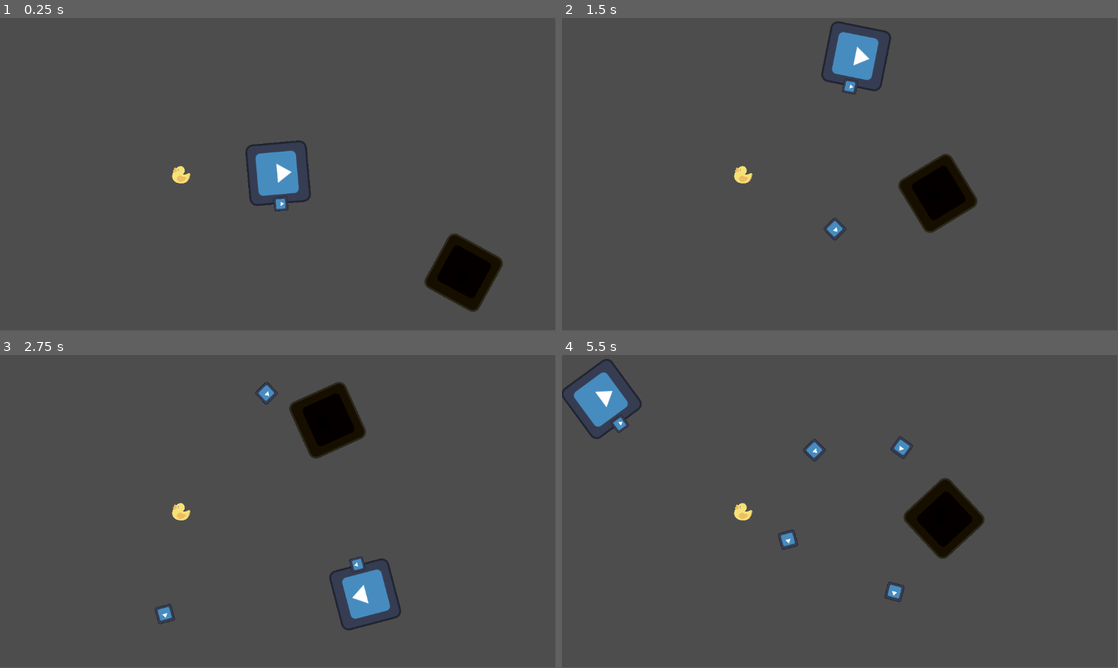
Above: before the commit, frames 1-4 (two rows, left to right).
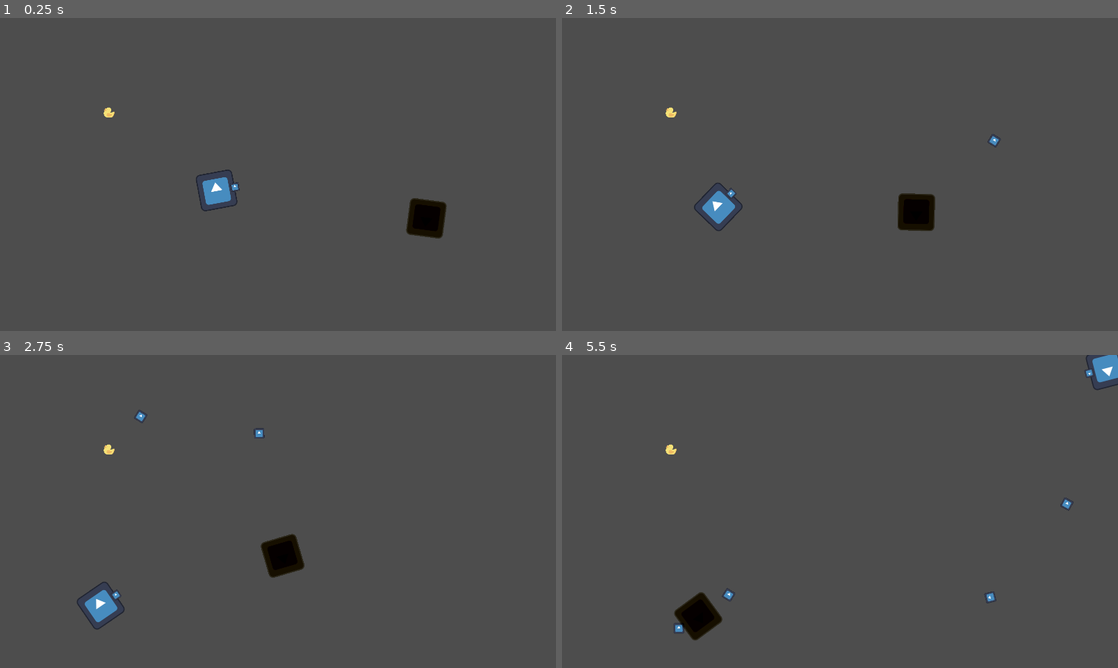
Above: after the commit, the same moments.

Repository: Voolak/Prophecy-of-the-Void
Game: Godot game, scene res://Scenes/LevelModel.tscn
The game is run twice, just before and just after one commit, with the same random seed, the same clock (stepped at 60 frames per second) and the same inputs. The engine's default icon, where the game draws it, is replaced by a stand-in: a white triangle on a blue panel in a dark square.
Inputs (mouse positions are in pixels of both pictures, inside the frame that each line leads up to):
- Up to frame 1 (0.25 s): no input
- Up to frame 2 (1.5 s): move the mouse to (962, 158) at 0.52 s; press the mouse at (962, 158) at 0.53 s; hold Right (right) 0.53-1.28 s; move the mouse to (728, 190) at 1.27 s; release the mouse at (728, 190) at 1.28 s; hold Down (down) from 1.28 s (still down); click (728, 190) at 1.35 s
- Up to frame 3 (2.75 s): move the mouse to (333, 442) at 2.02 s; release Down (down) at 2.03 s; press the mouse at (333, 442) at 2.03 s; hold Right (right) from 2.03 s (still down)
- Up to frame 4 (5.5 s): move the mouse to (812, 574) at 2.77 s; release Right (right) at 2.78 s; release the mouse at (812, 574) at 2.78 s; hold Up (up) 2.78-3.53 s; click (812, 574) at 2.85 s; move the mouse to (1006, 558) at 3.52 s; press the mouse at (1006, 558) at 3.53 s; hold Left (left) 3.53-5.03 s; move the mouse to (673, 464) at 4.27 s; release the mouse at (673, 464) at 4.28 s; click (673, 464) at 4.35 s; move the mouse to (867, 511) at 5.02 s; press the mouse at (867, 511) at 5.03 s; hold Down (down) from 5.03 s (still down)
In our replay, the window is 799x449 before the commit and 800x450 after it. These sizes can differ from the game's own. Grey fills any space a smaller window leaves; there, only what the larger window draws over its background counts as a difference.

The runs differ from the first frame. In frame 1, 5.0% of the frame differs, in the area x 18-91%, y 28-94%; in frame 2, 4.3%; in frame 3, 5.3%; in frame 4, 5.5%, in the area x 0-100%, y 0-92%.

Commit message:
Pause menu + Options Menu + Resize project width / height

Diff:
--- a/Scenes/LevelModel.tscn
+++ b/Scenes/LevelModel.tscn
@@ -11,11 +11,11 @@
 [node name="GameManager" parent="." instance=ExtResource("1_cmnsn")]
 
 [node name="Camera2D" type="Camera2D" parent="."]
-position = Vector2(577, 325)
+position = Vector2(960, 540)
 
 [node name="Player" parent="." instance=ExtResource("1_4xv6i")]
 unique_name_in_owner = true
-position = Vector2(578, 323)
+position = Vector2(748, 595)
 
 [node name="Enemies" type="Node" parent="."]
 script = ExtResource("3_kkc0p")
@@ -24,4 +24,4 @@
 position = Vector2(378, 325)
 
 [node name="HomingEnnemy" parent="Enemies" instance=ExtResource("5_1ny0w")]
-position = Vector2(1007, 553)
+position = Vector2(1522, 698)
--- /dev/null
+++ b/Scenes/Menu.tscn
@@ -0,0 +1,47 @@
+[gd_scene load_steps=2 format=3 uid="uid://dq8nrv5um4hy1"]
+
+[ext_resource type="Script" path="res://Scripts/Menu.gd" id="1_722wd"]
+
+[node name="Menu" type="Control"]
+layout_mode = 3
+anchors_preset = 15
+anchor_right = 1.0
+anchor_bottom = 1.0
+grow_horizontal = 2
+grow_vertical = 2
+script = ExtResource("1_722wd")
+
+[node name="MarginContainer" type="MarginContainer" parent="."]
+layout_mode = 1
+anchors_preset = 8
+anchor_left = 0.5
+anchor_top = 0.5
+anchor_right = 0.5
+anchor_bottom = 0.5
+offset_left = -149.0
+offset_top = -96.0
+offset_right = 149.0
+offset_bottom = 97.0
+grow_horizontal = 2
+grow_vertical = 2
+
+[node name="VBoxContainer" type="VBoxContainer" parent="MarginContainer"]
+layout_mode = 2
+theme_override_constants/separation = 50
+alignment = 1
+
+[node name="Play" type="Button" parent="MarginContainer/VBoxContainer"]
+layout_mode = 2
+text = "PLAY"
+
+[node name="Options" type="Button" parent="MarginContainer/VBoxContainer"]
+layout_mode = 2
+text = "OPTIONS"
+
+[node name="Quit" type="Button" parent="MarginContainer/VBoxContainer"]
+layout_mode = 2
+text = "QUIT"
+
+[connection signal="pressed" from="MarginContainer/VBoxContainer/Play" to="." method="_on_play_pressed"]
+[connection signal="pressed" from="MarginContainer/VBoxContainer/Options" to="." method="_on_options_pressed"]
+[connection signal="pressed" from="MarginContainer/VBoxContainer/Quit" to="." method="_on_quit_pressed"]
--- /dev/null
+++ b/Scenes/Options_Menu.tscn
@@ -0,0 +1,85 @@
+[gd_scene load_steps=3 format=3 uid="uid://c4ak3ly5n4yiy"]
+
+[ext_resource type="Script" path="res://Scripts/Options_Menu.gd" id="1_vqogb"]
+[ext_resource type="Script" path="res://Scripts/VolumeSlider.gd" id="2_7kuj6"]
+
+[node name="OptionsMenu" type="Control"]
+layout_mode = 3
+anchors_preset = 15
+anchor_right = 1.0
+anchor_bottom = 1.0
+offset_left = 1.0
+offset_top = -1.0
+offset_right = 1.0
+offset_bottom = -1.0
+grow_horizontal = 2
+grow_vertical = 2
+size_flags_horizontal = 8
+script = ExtResource("1_vqogb")
+
+[node name="MarginContainer" type="MarginContainer" parent="."]
+layout_mode = 1
+anchors_preset = 8
+anchor_left = 0.5
+anchor_top = 0.5
+anchor_right = 0.5
+anchor_bottom = 0.5
+offset_left = -149.0
+offset_top = -96.0
+offset_right = 149.0
+offset_bottom = 97.0
+grow_horizontal = 2
+grow_vertical = 2
+
+[node name="VBoxContainer" type="VBoxContainer" parent="MarginContainer"]
+layout_mode = 2
+theme_override_constants/separation = 50
+alignment = 1
+
+[node name="PanelContainer" type="PanelContainer" parent="MarginContainer/VBoxContainer"]
+layout_mode = 2
+
+[node name="VBoxContainer" type="VBoxContainer" parent="MarginContainer/VBoxContainer/PanelContainer"]
+layout_mode = 2
+
+[node name="MasterLabel" type="Label" parent="MarginContainer/VBoxContainer/PanelContainer/VBoxContainer"]
+layout_mode = 2
+text = "Master Volume"
+horizontal_alignment = 1
+
+[node name="MasterVolume" type="HSlider" parent="MarginContainer/VBoxContainer/PanelContainer/VBoxContainer"]
+layout_mode = 2
+max_value = 1.0
+step = 0.001
+script = ExtResource("2_7kuj6")
+bus_name = "Master"
+
+[node name="MusicLabel" type="Label" parent="MarginContainer/VBoxContainer/PanelContainer/VBoxContainer"]
+layout_mode = 2
+text = "Music Volume"
+horizontal_alignment = 1
+
+[node name="MusicVolume" type="HSlider" parent="MarginContainer/VBoxContainer/PanelContainer/VBoxContainer"]
+layout_mode = 2
+max_value = 1.0
+step = 0.001
+script = ExtResource("2_7kuj6")
+bus_name = "Music"
+
+[node name="SFXLabel" type="Label" parent="MarginContainer/VBoxContainer/PanelContainer/VBoxContainer"]
+layout_mode = 2
+text = "SFX Volume"
+horizontal_alignment = 1
+
+[node name="SFXVolume" type="HSlider" parent="MarginContainer/VBoxContainer/PanelContainer/VBoxContainer"]
+layout_mode = 2
+max_value = 1.0
+step = 0.001
+script = ExtResource("2_7kuj6")
+bus_name = "SFX"
+
+[node name="Back" type="Button" parent="MarginContainer/VBoxContainer"]
+layout_mode = 2
+text = "Back"
+
+[connection signal="pressed" from="MarginContainer/VBoxContainer/Back" to="." method="_on_back_pressed"]
--- /dev/null
+++ b/Scenes/PauseMenu.tscn
@@ -0,0 +1,49 @@
+[gd_scene format=3 uid="uid://c7i251naibekr"]
+
+[node name="PauseMenu" type="Control"]
+process_mode = 2
+layout_mode = 3
+anchors_preset = 15
+anchor_right = 1.0
+anchor_bottom = 1.0
+grow_horizontal = 2
+grow_vertical = 2
+
+[node name="Panel" type="Panel" parent="."]
+layout_mode = 1
+anchors_preset = 8
+anchor_left = 0.5
+anchor_top = 0.5
+anchor_right = 0.5
+anchor_bottom = 0.5
+offset_left = -144.5
+offset_top = -79.5
+offset_right = 144.5
+offset_bottom = 79.5
+grow_horizontal = 2
+grow_vertical = 2
+
+[node name="VBoxContainer" type="VBoxContainer" parent="Panel"]
+layout_mode = 1
+anchors_preset = 15
+anchor_right = 1.0
+anchor_bottom = 1.0
+grow_horizontal = 2
+grow_vertical = 2
+
+[node name="Label" type="Label" parent="Panel/VBoxContainer"]
+layout_mode = 2
+text = "= PAUSE ="
+horizontal_alignment = 1
+
+[node name="Resume" type="Button" parent="Panel/VBoxContainer"]
+layout_mode = 2
+text = "Resume"
+
+[node name="Options" type="Button" parent="Panel/VBoxContainer"]
+layout_mode = 2
+text = "Options"
+
+[node name="Quit" type="Button" parent="Panel/VBoxContainer"]
+layout_mode = 2
+text = "Quit"
--- /dev/null
+++ b/Scripts/Menu.gd
@@ -0,0 +1,14 @@
+extends Control
+
+
+
+func _on_play_pressed():
+	get_tree().change_scene_to_file("res://Scenes/LevelModel.tscn")
+
+
+func _on_options_pressed():
+	get_tree().change_scene_to_file("res://scenes/Options_Menu.tscn")
+
+
+func _on_quit_pressed():
+	get_tree().quit()
--- /dev/null
+++ b/Scripts/Options_Menu.gd
@@ -0,0 +1,4 @@
+extends Control
+
+func _on_back_pressed():
+	get_tree().change_scene_to_file("res://scenes/Menu.tscn")
--- /dev/null
+++ b/Scripts/VolumeSlider.gd
@@ -0,0 +1,16 @@
+extends HSlider
+
+@export
+var bus_name: String
+
+var bus_index: int
+
+func _ready() -> void:
+	bus_index = AudioServer.get_bus_index(bus_name)
+	value_changed.connect(_on_value_changed)
+	# If you're using Godot 3, replace db_to_linear() with `db2linear()
+	value = db_to_linear(AudioServer.get_bus_volume_db(bus_index))
+
+func _on_value_changed(value: float) -> void:
+	# If you're using Godot 3, replace linear_to_db() with linear2db()
+	AudioServer.set_bus_volume_db(bus_index, linear_to_db(value))
--- /dev/null
+++ b/default_bus_layout.tres
@@ -0,0 +1,15 @@
+[gd_resource type="AudioBusLayout" format=3 uid="uid://crchrnsr5qjsj"]
+
+[resource]
+bus/1/name = &"Music"
+bus/1/solo = false
+bus/1/mute = false
+bus/1/bypass_fx = false
+bus/1/volume_db = -22.5766
+bus/1/send = &"Master"
+bus/2/name = &"SFX"
+bus/2/solo = false
+bus/2/mute = false
+bus/2/bypass_fx = false
+bus/2/volume_db = -24.137
+bus/2/send = &"Master"
--- a/project.godot
+++ b/project.godot
@@ -14,6 +14,13 @@
 run/main_scene="res://Scenes/LevelModel.tscn"
 config/features=PackedStringArray("4.2", "Forward Plus")
 config/icon="res://icon.svg"
+
+[display]
+
+window/size/viewport_width=1920
+window/size/viewport_height=1080
+window/stretch/mode="viewport"
+window/stretch/aspect="expand"
 
 [input]
 
